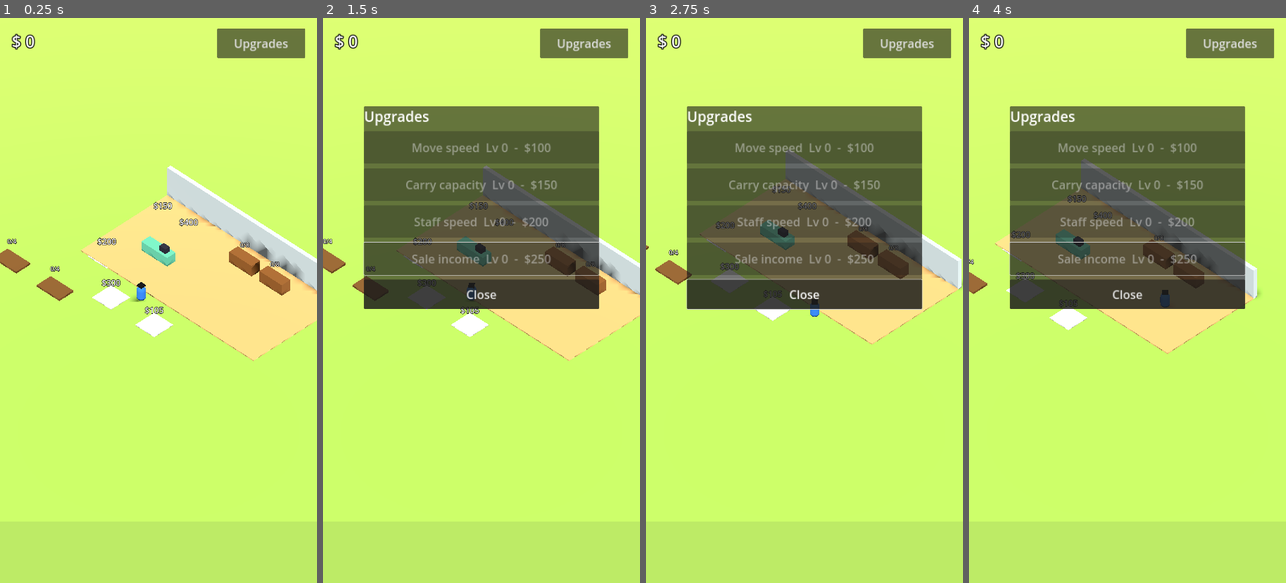
Above: before the commit, frames 1-4 (left to right).
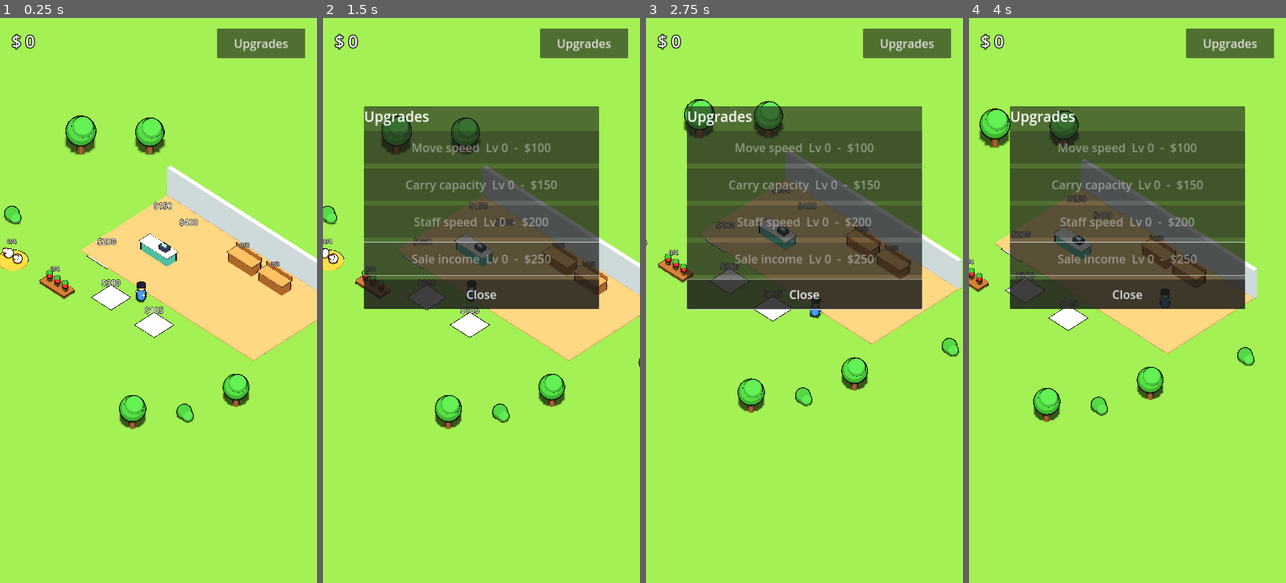
Above: after the commit, the same moments.

Repository: mifarosa/minibakkal
Game: Godot game, scene res://scenes/main.tscn
Two runs of this game, one before a commit and one after it. Both use one fixed random seed, a clock stepped at 60 frames per second and the inputs below.
Inputs (mouse positions are in pixels of both pictures, inside the frame that each line leads up to):
- Up to frame 1 (0.25 s): no input
- Up to frame 2 (1.5 s): click "Upgrades" at 0.5 s; tap Enter at 1.25 s; move the mouse to (551, 272) at 1.27 s; hold Right (ui_right) from 1.28 s (still down); click (551, 272) at 1.42 s
- Up to frame 3 (2.75 s): move the mouse to (741, 328) at 2.02 s; release Right (ui_right) at 2.03 s; hold Down (ui_down) from 2.03 s (still down)
- Up to frame 4 (4 s): move the mouse to (1159, 176) at 2.77 s; release Down (ui_down) at 2.78 s; hold Right (ui_right) 2.78-3.53 s; move the mouse to (1111, 413) at 3.52 s; hold Up (ui_up) from 3.53 s (still down); click (1111, 413) at 3.67 s

The runs differ from the first frame. In frame 1, 86% of the frame differs, in the area x 0-100%, y 0-100%; in frame 2, 70%; in frame 3, 71%; in frame 4, 71%.

Commit message:
Toon shading with outlines, procedural low-poly models and scenery
Co-Authored-By: Claude Sonnet 5.5 <noreply@anthropic.com>
Claude-Session: https://claude.ai/code/session_01HcBMsgN4hG2LxUJRDfw6aU

Diff:
--- a/scripts/cashier.gd
+++ b/scripts/cashier.gd
@@ -9,13 +9,11 @@
 
 
 func _ready() -> void:
-	add_child(Game.box(Vector3(3.0, 1.0, 1.0), Color(0.45, 0.85, 0.7), Vector3(0, 0.5, 0)))
-	add_child(Game.box(Vector3(0.7, 0.5, 0.5), Color(0.2, 0.2, 0.25), Vector3(0.7, 1.25, 0)))
+	add_child(Models.counter())
 	var a := Game.zone(self, 2.4)
 	a.body_entered.connect(func(b): if b is CharacterBody3D: _player = b)
 	a.body_exited.connect(func(b): if b == _player: _player = null)
-	_npc = Node3D.new()
-	_npc.add_child(Game.capsule(0.4, 1.4, Color(0.8, 0.3, 0.8), Vector3(0, 0.8, 0)))
+	_npc = Models.person(Color(0.8, 0.3, 0.8), Color(0.2, 0.2, 0.3))
 	_npc.position = Vector3(0, 0, -1.2)
 	_npc.visible = false
 	add_child(_npc)
--- a/scripts/customer.gd
+++ b/scripts/customer.gd
@@ -14,17 +14,23 @@
 var _state := State.TO_SHELF
 var _wait := 0.0
 var _bubble: Label3D
+var _model: Node3D
+var _t := 0.0
+var _moving := false
 
 
 func _ready() -> void:
 	var col := Color.from_hsv(randf(), 0.6, 0.95)
-	add_child(Game.capsule(0.35, 1.3, col, Vector3(0, 0.75, 0)))
+	_model = Models.person(col, Color.from_hsv(randf(), 0.5, 0.6), randf() < 0.5)
+	add_child(_model)
 	_bubble = Game.label("?", Vector3(0, 2.4, 0), 36)
 	_bubble.modulate = Game.color_of(wanted)
 	add_child(_bubble)
 
 
 func _process(delta: float) -> void:
+	_t += delta
+	_moving = false
 	match _state:
 		State.TO_SHELF:
 			if _move_to(shelf.stand_point(), delta):
@@ -46,6 +52,7 @@
 		State.LEAVING:
 			if _move_to(exit_point, delta):
 				queue_free()
+	Models.bob(_model, _t, _moving)
 
 
 func finish() -> void:
@@ -62,6 +69,7 @@
 	d.y = 0
 	if d.length() < 0.1:
 		return true
+	_moving = true
 	global_position += d.normalized() * min(SPEED * delta, d.length())
 	rotation.y = atan2(d.x, d.z)
 	return false
--- a/scripts/game.gd
+++ b/scripts/game.gd
@@ -106,31 +106,69 @@
 	return roundi(PRODUCTS[product][1] * (1.0 + 0.15 * level("income")))
 
 
-func box(size: Vector3, color: Color, pos: Vector3 = Vector3.ZERO) -> MeshInstance3D:
+const TOON := preload("res://shaders/toon.gdshader")
+const OUTLINE := preload("res://shaders/outline.gdshader")
+
+var _mat_cache: Dictionary = {}
+var _outline_mats: Dictionary = {}
+
+
+## Toon material for a color, with a black outline pass. Cached per (color, outline thickness).
+func toon_mat(color: Color, outline: float = 0.08) -> ShaderMaterial:
+	var key := str(color.to_html(), "_", outline)
+	if _mat_cache.has(key):
+		return _mat_cache[key]
+	var m := ShaderMaterial.new()
+	m.shader = TOON
+	m.set_shader_parameter("albedo_color", color)
+	if outline > 0.0:
+		if not _outline_mats.has(outline):
+			var o := ShaderMaterial.new()
+			o.shader = OUTLINE
+			o.set_shader_parameter("thickness", outline)
+			_outline_mats[outline] = o
+		m.next_pass = _outline_mats[outline]
+	_mat_cache[key] = m
+	return m
+
+
+func _mesh_node(mesh: Mesh, color: Color, pos: Vector3, outline: float) -> MeshInstance3D:
 	var m := MeshInstance3D.new()
+	m.mesh = mesh
+	m.material_override = toon_mat(color, outline)
+	m.position = pos
+	return m
+
+
+func box(size: Vector3, color: Color, pos: Vector3 = Vector3.ZERO, outline: float = 0.08) -> MeshInstance3D:
 	var mesh := BoxMesh.new()
 	mesh.size = size
-	m.mesh = mesh
-	var mat := StandardMaterial3D.new()
-	mat.albedo_color = color
-	mat.roughness = 1.0
-	m.material_override = mat
-	m.position = pos
-	return m
-
-
-func capsule(radius: float, height: float, color: Color, pos: Vector3 = Vector3.ZERO) -> MeshInstance3D:
-	var m := MeshInstance3D.new()
+	return _mesh_node(mesh, color, pos, outline)
+
+
+func capsule(radius: float, height: float, color: Color, pos: Vector3 = Vector3.ZERO, outline: float = 0.08) -> MeshInstance3D:
 	var mesh := CapsuleMesh.new()
 	mesh.radius = radius
 	mesh.height = height
-	m.mesh = mesh
-	var mat := StandardMaterial3D.new()
-	mat.albedo_color = color
-	mat.roughness = 1.0
-	m.material_override = mat
-	m.position = pos
-	return m
+	return _mesh_node(mesh, color, pos, outline)
+
+
+func sphere(radius: float, color: Color, pos: Vector3 = Vector3.ZERO, outline: float = 0.06) -> MeshInstance3D:
+	var mesh := SphereMesh.new()
+	mesh.radius = radius
+	mesh.height = radius * 2.0
+	mesh.radial_segments = 16
+	mesh.rings = 8
+	return _mesh_node(mesh, color, pos, outline)
+
+
+func cylinder(radius: float, height: float, color: Color, pos: Vector3 = Vector3.ZERO, outline: float = 0.06) -> MeshInstance3D:
+	var mesh := CylinderMesh.new()
+	mesh.top_radius = radius
+	mesh.bottom_radius = radius
+	mesh.height = height
+	mesh.radial_segments = 16
+	return _mesh_node(mesh, color, pos, outline)
 
 
 func label(text: String, pos: Vector3, size: int = 48) -> Label3D:
--- a/scripts/main.gd
+++ b/scripts/main.gd
@@ -10,7 +10,7 @@
 const JoystickScript := preload("res://scripts/joystick.gd")
 const StaffScript := preload("res://scripts/staff.gd")
 
-const CAM_OFFSET := Vector3(12, 14, 12)
+const CAM_OFFSET := Vector3(30, 35, 30)
 const ENTRANCE := Vector3(15, 0, 0)
 
 var player: CharacterBody3D
@@ -35,6 +35,7 @@
 	cam = Camera3D.new()
 	cam.projection = Camera3D.PROJECTION_ORTHOGONAL
 	cam.keep_aspect = Camera3D.KEEP_WIDTH
+	cam.far = 300.0
 	cam.size = 26.0
 	add_child(cam)
 	_follow()
@@ -86,17 +87,27 @@
 	var ground := StaticBody3D.new()
 	var gshape := CollisionShape3D.new()
 	var gbox := BoxShape3D.new()
-	gbox.size = Vector3(80, 1, 80)
+	gbox.size = Vector3(200, 1, 200)
 	gshape.shape = gbox
 	gshape.position.y = -0.5
 	ground.add_child(gshape)
-	ground.add_child(Game.box(Vector3(80, 1, 80), Color(0.72, 0.92, 0.38), Vector3(0, -0.5, 0)))
+	ground.add_child(Game.box(Vector3(200, 1, 200), Color(0.55, 0.8, 0.3), Vector3(0, -0.5, 0), 0.0))
 	add_child(ground)
 
+	# Scenery
+	for t in [Vector3(-14, 0, -8), Vector3(-10, 0, -12), Vector3(18, 0, 6), Vector3(22, 0, -10), Vector3(-14, 0, 13), Vector3(14, 0, 14)]:
+		var tr := Models.tree(randf_range(0.9, 1.3))
+		tr.position = t
+		add_child(tr)
+	for b in [Vector3(-12, 0, 2), Vector3(16, 0, 10), Vector3(-6, 0, 12), Vector3(20, 0, -3)]:
+		var bu := Models.bush()
+		bu.position = b
+		add_child(bu)
+
 	# Store floor
-	add_child(Game.box(Vector3(20, 0.1, 10), Color(1.0, 0.8, 0.5), Vector3(5, 0.05, -4)))
+	add_child(Game.box(Vector3(20, 0.1, 10), Color(0.95, 0.72, 0.45), Vector3(5, 0.05, -4), 0.0))
 	# Back wall
-	add_child(Game.box(Vector3(20, 3, 0.4), Color(0.85, 0.9, 0.9), Vector3(5, 1.5, -9.2)))
+	add_child(Game.box(Vector3(20, 3, 0.4), Color(0.85, 0.9, 0.9), Vector3(5, 1.5, -9.2), 0.0))
 
 
 func _build_stations() -> void:
--- /dev/null
+++ b/scripts/models.gd
@@ -0,0 +1,154 @@
+class_name Models
+extends RefCounted
+## Procedural low-poly models built from toon-shaded primitives. All models face +Z and sit on y = 0.
+
+const SKIN := Color(1.0, 0.8, 0.62)
+const WOOD := Color(0.72, 0.45, 0.22)
+const WOOD_LIGHT := Color(0.9, 0.65, 0.35)
+const LEAF := Color(0.25, 0.7, 0.22)
+const SOIL := Color(0.45, 0.28, 0.14)
+
+
+static func _n(pos: Vector3 = Vector3.ZERO) -> Node3D:
+	var n := Node3D.new()
+	n.position = pos
+	return n
+
+
+# ---------- items (about 0.4 units tall, centered on the origin) ----------
+
+static func item(product: String) -> Node3D:
+	match product:
+		"tomato": return tomato()
+		"corn": return corn()
+		"egg": return egg()
+	return Game.box(Vector3(0.4, 0.4, 0.4), Game.color_of(product))
+
+
+static func tomato() -> Node3D:
+	var n := _n()
+	n.add_child(Game.sphere(0.2, Color(0.93, 0.2, 0.18)))
+	n.add_child(Game.box(Vector3(0.16, 0.05, 0.16), LEAF, Vector3(0, 0.19, 0), 0.02))
+	return n
+
+
+static func corn() -> Node3D:
+	var n := _n()
+	n.add_child(Game.capsule(0.11, 0.46, Color(1.0, 0.85, 0.15), Vector3(0, 0, 0)))
+	for side in [-1.0, 1.0]:
+		var leaf := Game.box(Vector3(0.05, 0.34, 0.14), LEAF, Vector3(side * 0.1, -0.04, 0), 0.02)
+		leaf.rotation.z = -side * 0.25
+		n.add_child(leaf)
+	return n
+
+
+static func egg() -> Node3D:
+	var n := _n()
+	var e := Game.sphere(0.17, Color(0.98, 0.96, 0.9))
+	e.scale = Vector3(1.0, 1.25, 1.0)
+	n.add_child(e)
+	return n
+
+
+# ---------- people ----------
+
+## Returns a character. `body` meta holds the node to bob while walking.
+static func person(shirt: Color, hat: Color, with_hat: bool = true) -> Node3D:
+	var root := _n()
+	var body := _n()
+	root.add_child(body)
+	root.set_meta("body", body)
+	body.add_child(Game.capsule(0.34, 1.05, shirt, Vector3(0, 0.62, 0)))
+	body.add_child(Game.sphere(0.3, SKIN, Vector3(0, 1.38, 0)))
+	if with_hat:
+		body.add_child(Game.cylinder(0.33, 0.14, hat, Vector3(0, 1.64, 0)))
+	else:
+		body.add_child(Game.sphere(0.31, hat, Vector3(0, 1.45, -0.05)))
+	for side in [-1.0, 1.0]:
+		body.add_child(Game.sphere(0.04, Color(0.1, 0.08, 0.08), Vector3(side * 0.11, 1.4, 0.27), 0.0))
+		body.add_child(Game.sphere(0.1, SKIN, Vector3(side * 0.38, 0.8, 0.1), 0.03))
+	return root
+
+
+static func bob(person_node: Node3D, time: float, moving: bool) -> void:
+	var body: Node3D = person_node.get_meta("body")
+	body.position.y = absf(sin(time * 11.0)) * 0.09 if moving else 0.0
+	body.rotation.z = sin(time * 11.0) * 0.06 if moving else 0.0
+
+
+static func chicken() -> Node3D:
+	var n := _n()
+	n.add_child(Game.sphere(0.36, Color(0.99, 0.98, 0.95), Vector3(0, 0.36, 0)))
+	n.add_child(Game.sphere(0.2, Color(0.99, 0.98, 0.95), Vector3(0, 0.72, 0.3)))
+	n.add_child(Game.box(Vector3(0.1, 0.06, 0.14), Color(1.0, 0.6, 0.1), Vector3(0, 0.7, 0.5), 0.02))
+	n.add_child(Game.box(Vector3(0.06, 0.12, 0.14), Color(0.9, 0.15, 0.15), Vector3(0, 0.93, 0.3), 0.02))
+	for side in [-1.0, 1.0]:
+		n.add_child(Game.sphere(0.03, Color(0.05, 0.05, 0.05), Vector3(side * 0.1, 0.76, 0.42), 0.0))
+	return n
+
+
+# ---------- stations ----------
+
+## Growing bed for a producer: crops for tomato/corn, a straw nest with chickens for egg.
+static func bed(product: String) -> Node3D:
+	var n := _n()
+	if product == "egg":
+		n.add_child(Game.cylinder(1.25, 0.18, Color(0.95, 0.75, 0.25), Vector3(0, 0.09, -0.1)))
+		for x in [-0.55, 0.45]:
+			var c := chicken()
+			c.position = Vector3(x, 0.15, -0.2)
+			c.rotation.y = x * 0.8
+			n.add_child(c)
+		return n
+	n.add_child(Game.box(Vector3(2.7, 0.3, 1.1), SOIL, Vector3(0, 0.15, -0.25)))
+	n.add_child(Game.box(Vector3(2.8, 0.1, 1.2), WOOD, Vector3(0, 0.3, -0.25), 0.04))
+	for x in [-0.9, 0.0, 0.9]:
+		var plant := _n(Vector3(x, 0.35, -0.25))
+		plant.add_child(Game.cylinder(0.05, 0.6, LEAF, Vector3(0, 0.3, 0), 0.02))
+		plant.add_child(Game.sphere(0.25, LEAF, Vector3(0, 0.7, 0), 0.03))
+		var fruit := item(product)
+		fruit.position = Vector3(0.2, 0.62, 0.15)
+		plant.add_child(fruit)
+		n.add_child(plant)
+	return n
+
+
+static func shelf() -> Node3D:
+	var n := _n()
+	n.add_child(Game.box(Vector3(2.6, 1.1, 1.0), WOOD, Vector3(0, 0.55, 0)))
+	n.add_child(Game.box(Vector3(2.8, 0.12, 1.15), WOOD_LIGHT, Vector3(0, 1.16, 0.02), 0.04))
+	n.add_child(Game.box(Vector3(2.8, 0.35, 0.1), WOOD, Vector3(0, 1.4, -0.5), 0.04))
+	return n
+
+
+static func counter() -> Node3D:
+	var n := _n()
+	n.add_child(Game.box(Vector3(3.0, 1.0, 1.0), Color(0.35, 0.8, 0.68), Vector3(0, 0.5, 0)))
+	n.add_child(Game.box(Vector3(3.2, 0.12, 1.2), Color(0.95, 0.95, 0.9), Vector3(0, 1.06, 0), 0.04))
+	n.add_child(Game.box(Vector3(0.7, 0.4, 0.5), Color(0.25, 0.27, 0.35), Vector3(0.7, 1.32, 0)))
+	var screen := Game.box(Vector3(0.5, 0.3, 0.05), Color(0.6, 0.95, 1.0), Vector3(0.7, 1.6, 0.05), 0.02)
+	screen.rotation.x = -0.4
+	n.add_child(screen)
+	return n
+
+
+static func tree(scale_factor: float = 1.0) -> Node3D:
+	var n := _n()
+	n.add_child(Game.cylinder(0.25, 1.4, Color(0.55, 0.35, 0.2), Vector3(0, 0.7, 0)))
+	n.add_child(Game.sphere(1.1, Color(0.3, 0.75, 0.25), Vector3(0, 2.0, 0)))
+	n.add_child(Game.sphere(0.8, Color(0.35, 0.8, 0.3), Vector3(0.4, 2.7, 0.2)))
+	n.scale = Vector3.ONE * scale_factor
+	return n
+
+
+static func bush() -> Node3D:
+	var n := _n()
+	n.add_child(Game.sphere(0.6, Color(0.3, 0.72, 0.25), Vector3(0, 0.45, 0)))
+	n.add_child(Game.sphere(0.45, Color(0.35, 0.78, 0.3), Vector3(0.5, 0.35, 0.1)))
+	return n
+
+
+static func coin() -> MeshInstance3D:
+	var c := Game.cylinder(0.14, 0.05, Color(1.0, 0.82, 0.15), Vector3.ZERO, 0.02)
+	c.rotation.x = PI / 2.0
+	return c
--- a/scripts/player.gd
+++ b/scripts/player.gd
@@ -5,6 +5,9 @@
 var carried: Array[String] = []
 var _stack := Node3D.new()
 var _max_label: Label3D
+var _model: Node3D
+var _t := 0.0
+var _last_count := 0
 
 
 func _ready() -> void:
@@ -16,8 +19,8 @@
 	shape.shape = cap
 	shape.position.y = 0.8
 	add_child(shape)
-	add_child(Game.capsule(0.4, 1.4, Color(0.25, 0.55, 0.95), Vector3(0, 0.8, 0)))
-	add_child(Game.box(Vector3(0.5, 0.15, 0.5), Color(0.1, 0.1, 0.1), Vector3(0, 1.6, 0)))
+	_model = Models.person(Color(0.25, 0.55, 0.95), Color(0.15, 0.15, 0.2))
+	add_child(_model)
 	_stack.position = Vector3(0, 1.0, 0.55)
 	add_child(_stack)
 	_max_label = Game.label("MAX", Vector3(0, 3.6, 0), 40)
@@ -40,6 +43,8 @@
 	if dir.length() > 0.1:
 		rotation.y = lerp_angle(rotation.y, atan2(dir.x, dir.z), 0.25)
 	move_and_slide()
+	_t += _delta
+	Models.bob(_model, _t, dir.length() > 0.1)
 
 
 func can_carry() -> bool:
@@ -69,5 +74,17 @@
 	for c in _stack.get_children():
 		c.queue_free()
 	for i in carried.size():
-		_stack.add_child(Game.box(Vector3(0.45, 0.25, 0.45), Game.color_of(carried[i]), Vector3(0, i * 0.28, 0)))
+		var it := Models.item(carried[i])
+		it.position = Vector3(0, i * 0.4, 0)
+		_stack.add_child(it)
+		if i == carried.size() - 1 and carried.size() > _last_count:
+			_pop(it)
+	_last_count = carried.size()
 	_max_label.visible = carried.size() >= Game.carry_capacity()
+
+
+## Pop-in animation for a newly picked up item.
+func _pop(n: Node3D) -> void:
+	n.scale = Vector3.ZERO
+	var tw := n.create_tween()
+	tw.tween_property(n, "scale", Vector3.ONE, 0.18).set_trans(Tween.TRANS_BACK).set_ease(Tween.EASE_OUT)
--- a/scripts/producer.gd
+++ b/scripts/producer.gd
@@ -20,7 +20,7 @@
 
 
 func _ready() -> void:
-	add_child(Game.box(Vector3(2.6, 0.2, 1.6), Color(0.55, 0.38, 0.2), Vector3(0, 0.1, 0)))
+	add_child(Models.bed(product))
 	add_child(_items)
 	_label = Game.label("0/%d" % capacity, Vector3(0, 2.2, 0), 40)
 	add_child(_label)
@@ -63,4 +63,6 @@
 	for c in _items.get_children():
 		c.queue_free()
 	for i in stock:
-		_items.add_child(Game.box(Vector3(0.4, 0.4, 0.4), Game.color_of(product), Vector3(-0.9 + i * 0.6, 0.4, 0)))
+		var it := Models.item(product)
+		it.position = Vector3(-0.9 + i * 0.6, 0.45, 0.95)
+		_items.add_child(it)
--- a/scripts/shelf.gd
+++ b/scripts/shelf.gd
@@ -20,7 +20,7 @@
 
 
 func _ready() -> void:
-	add_child(Game.box(Vector3(2.6, 1.2, 1.0), Color(0.62, 0.4, 0.2), Vector3(0, 0.6, 0)))
+	add_child(Models.shelf())
 	add_child(_items)
 	_label = Game.label("0/%d" % capacity, Vector3(0, 2.4, 0), 40)
 	add_child(_label)
@@ -62,5 +62,6 @@
 	for c in _items.get_children():
 		c.queue_free()
 	for i in stock:
-		_items.add_child(Game.box(Vector3(0.45, 0.3, 0.45), Game.color_of(product),
-			Vector3(-1.0 + (i % 4) * 0.62, 1.35 + (i / 4) * 0.35, 0)))
+		var it := Models.item(product)
+		it.position = Vector3(-0.95 + (i % 4) * 0.63, 1.45 + (i / 4) * 0.42, 0.05)
+		_items.add_child(it)
--- a/scripts/staff.gd
+++ b/scripts/staff.gd
@@ -13,16 +13,21 @@
 var _product := ""
 var _stack := Node3D.new()
 var _think := 0.0
+var _model: Node3D
+var _t := 0.0
+var _moving := false
 
 
 func _ready() -> void:
-	add_child(Game.capsule(0.35, 1.3, Color(0.95, 0.55, 0.1), Vector3(0, 0.75, 0)))
-	add_child(Game.box(Vector3(0.45, 0.12, 0.45), Color(1, 1, 1), Vector3(0, 1.5, 0)))
+	_model = Models.person(Color(0.95, 0.55, 0.1), Color(1, 1, 1))
+	add_child(_model)
 	_stack.position = Vector3(0, 1.0, 0.5)
 	add_child(_stack)
 
 
 func _process(delta: float) -> void:
+	_t += delta
+	_moving = false
 	match _state:
 		State.IDLE:
 			_think -= delta
@@ -42,6 +47,7 @@
 				_carried = 0
 				_refresh()
 				_state = State.IDLE
+	Models.bob(_model, _t, _moving)
 
 
 ## Picks the emptiest shelf that has a producer with stock for it.
@@ -75,7 +81,9 @@
 	for c in _stack.get_children():
 		c.queue_free()
 	for i in _carried:
-		_stack.add_child(Game.box(Vector3(0.4, 0.22, 0.4), Game.color_of(_product), Vector3(0, i * 0.25, 0)))
+		var it := Models.item(_product)
+		it.position = Vector3(0, i * 0.4, 0)
+		_stack.add_child(it)
 
 
 func _move_to(target: Vector3, delta: float) -> bool:
@@ -83,6 +91,7 @@
 	d.y = 0
 	if d.length() < 0.1:
 		return true
+	_moving = true
 	global_position += d.normalized() * min(Game.staff_speed() * delta, d.length())
 	rotation.y = atan2(d.x, d.z)
 	return false
--- /dev/null
+++ b/shaders/outline.gdshader
@@ -0,0 +1,15 @@
+shader_type spatial;
+render_mode cull_front, unshaded, depth_draw_opaque;
+
+// Inverted-hull outline. Extrudes radially from the mesh origin, so it works for the
+// flat-shaded primitives used here (box/capsule/sphere/cylinder centered on the origin).
+uniform float thickness = 0.08;
+uniform vec4 outline_color : source_color = vec4(0.06, 0.04, 0.04, 1.0);
+
+void vertex() {
+	VERTEX += normalize(VERTEX) * thickness;
+}
+
+void fragment() {
+	ALBEDO = outline_color.rgb;
+}
--- /dev/null
+++ b/shaders/toon.gdshader
@@ -0,0 +1,15 @@
+shader_type spatial;
+render_mode specular_disabled;
+
+// Simple cel shading: lit / mid / shadow bands.
+uniform vec4 albedo_color : source_color = vec4(1.0);
+
+void fragment() {
+	ALBEDO = albedo_color.rgb;
+}
+
+void light() {
+	float nl = clamp(dot(NORMAL, LIGHT), 0.0, 1.0);
+	float band = step(0.05, nl) * 0.45 + step(0.5, nl) * 0.55;
+	DIFFUSE_LIGHT += band * ATTENUATION * LIGHT_COLOR / PI;
+}
